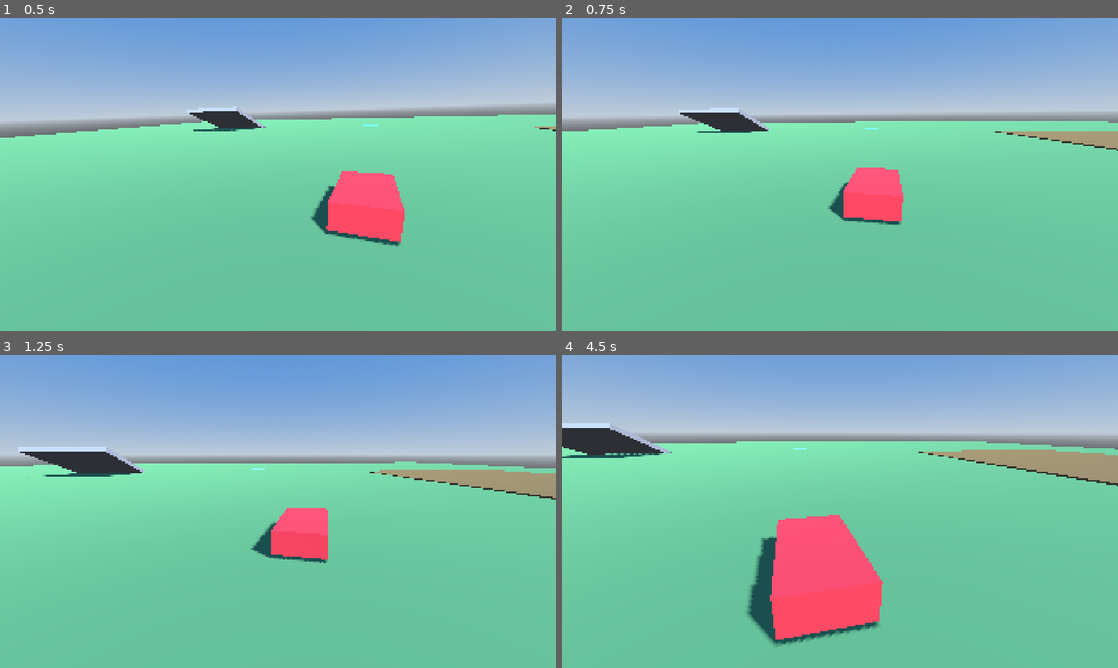
Above: before the commit, frames 1-4 (two rows, left to right).
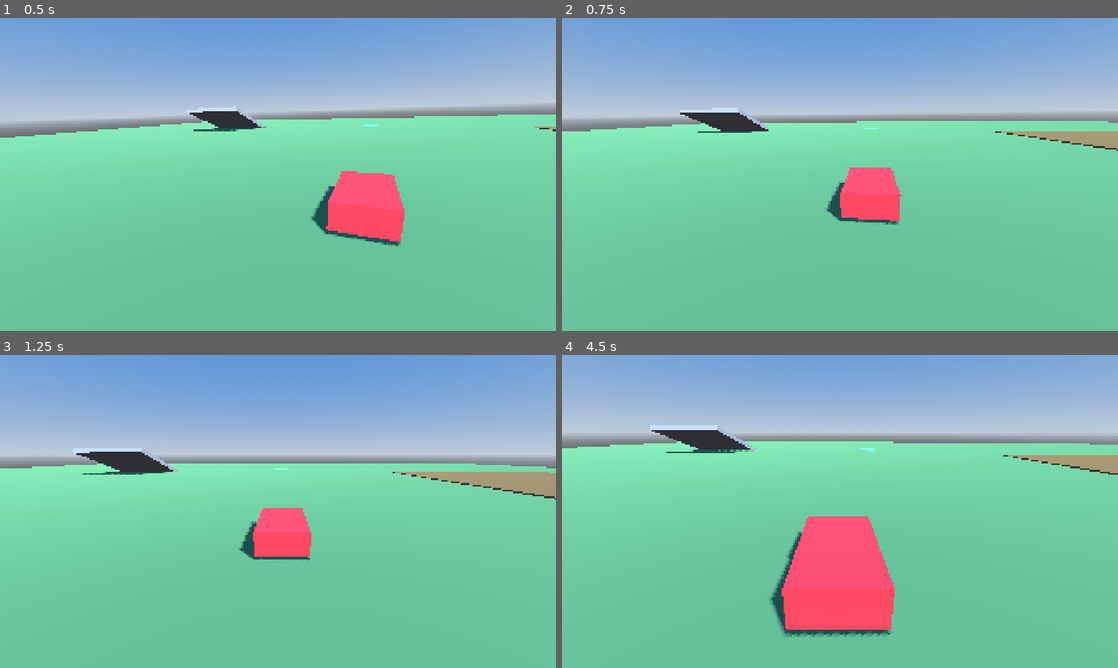
Above: after the commit, the same moments.

Repository: blorbeer-cmd/BattleRacer
Game: Godot game, scene res://tracks/test_area.tscn
The game is run twice, just before and just after one commit, with the same random seed, the same clock (stepped at 60 frames per second) and the same inputs. This scene is started directly instead of the project's main scene.
Inputs:
- Up to frame 1 (0.5 s): no input
- Up to frame 2 (0.75 s): hold D (steer_right) from 0.53 s (still down); hold Space (drift) from 0.53 s (still down)
- Up to frame 3 (1.25 s): keep holding D (steer_right); keep holding Space (drift)
- Up to frame 4 (4.5 s): release D (steer_right) at 1.28 s; release Space (drift) at 1.28 s; hold S (brake) 1.28-2.03 s; tap R (look_back) at 1.35, 2.85, 4.35 s; hold D (steer_right) 2.03-2.78 s; hold Space (drift) 2.03-2.78 s; hold W (accelerate) 2.78-3.53 s; hold Space (drift) 3.53-4.28 s; hold A (steer_left) from 3.53 s (still down)

Frame 1 is identical in both runs. In frame 2, 0.4% of the frame differs, in the area x 4-98%, y 28-66%; in frame 3, 3.5%; in frame 4, 8.1%, in the area x 0-100%, y 21-94%.

Commit message:
Fix steering freeze during drift hop, tone down overall steering sensitivity (A-013)
Root cause of the reported 'steers briefly straight' glitch during the
hop: _apply_steering() early-returned whenever the kart wasn't grounded
(if not _grounded: return). The drift hop lifts the kart off the
ground for a few physics ticks, during which steering input was fully
ignored - angular velocity just froze at its pre-hop value instead of
continuing to track the (now drift-biased) target angle, creating a
visible hitch right at the moment drift starts. Removed the grounded
gate from steering specifically (kept it on drive/brake and lateral
grip, which legitimately need ground contact) so yaw control stays
continuous through the hop - a common simplification in arcade kart
games anyway.

Also reduced steering responsiveness per feedback that it now turns
too sharply: TURN_RATE_GAIN 4.0 -> 2.2, angular velocity convergence
multiplier 3.0 -> 1.5. Still a first-pass tuning guess, not a settled
balance value - needs further hands-on iteration.

Co-Authored-By: Claude Sonnet 5 <noreply@anthropic.com>
Claude-Session: https://claude.ai/code/session_01Hg27BPgboDJC3JFDL7WLjD

Diff:
--- a/src/kart/kart.gd
+++ b/src/kart/kart.gd
@@ -12,8 +12,9 @@
 
 ## Verstärkt den Radeinschlagswinkel zur tatsächlichen Gier-Drehrate
 ## (Radiant/Sekunde) — ohne diesen Faktor ist die Wendigkeit bei
-## niedriger/mittlerer Geschwindigkeit kaum spürbar.
-const TURN_RATE_GAIN: float = 4.0
+## niedriger/mittlerer Geschwindigkeit kaum spürbar. Wert ist ein erster
+## Tuning-Versuch, kein feststehender Balance-Wert.
+const TURN_RATE_GAIN: float = 2.2
 
 ## Nur Platzhalter-Feedback, bis in Phase 6 (A-063) echte Funken-VFX
 ## kommen: färbt das Platzhalter-Mesh je Mini-Turbo-Stufe ein, damit sich
@@ -187,9 +188,6 @@
 
 
 func _apply_steering(delta: float) -> void:
-	if not _grounded:
-		return
-
 	var steering_input: float = input_source.get_steering()
 	var max_angle: float = deg_to_rad(handling.max_steering_angle_deg)
 	var target_angle: float = -steering_input * max_angle
@@ -209,7 +207,7 @@
 	var direction_sign: float = signf(forward_speed) if absf(forward_speed) > 0.05 else 1.0
 	var turn_rate: float = _steering_angle * TURN_RATE_GAIN * speed_ratio * direction_sign
 	var active_grip: float = handling.drift_grip if _is_drifting else handling.grip
-	angular_velocity.y = move_toward(angular_velocity.y, turn_rate, active_grip * 3.0 * delta)
+	angular_velocity.y = move_toward(angular_velocity.y, turn_rate, active_grip * 1.5 * delta)
 
 
 func _apply_lateral_grip(delta: float) -> void:
Not shown, changed: ANFORDERUNGEN.md
